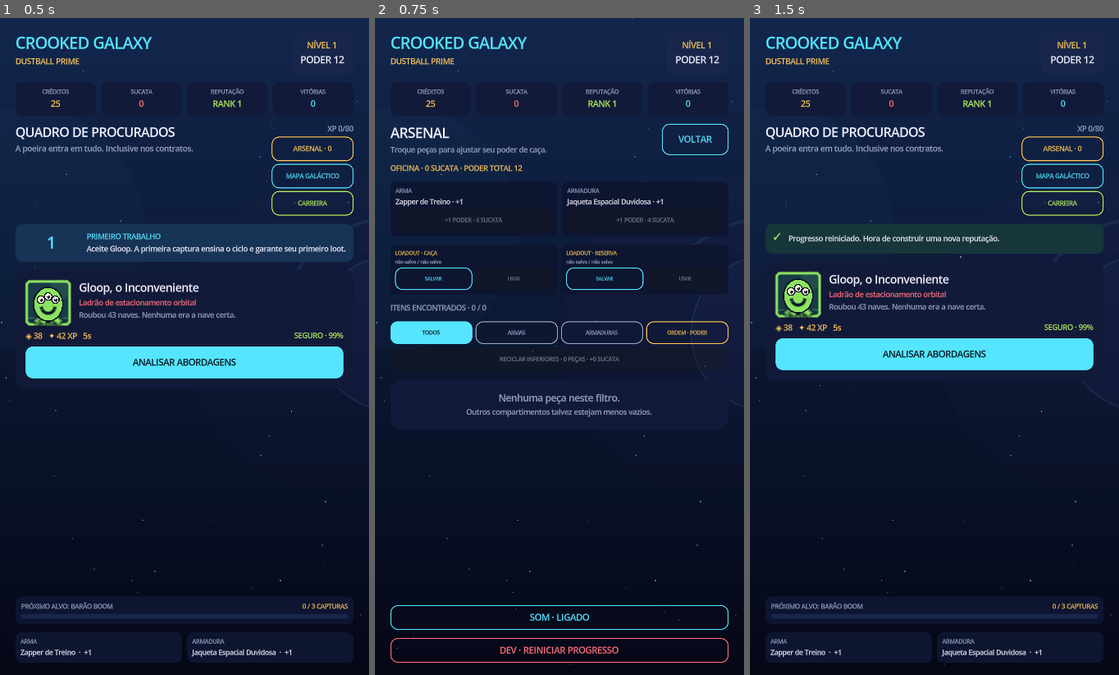
Above: before the commit, frames 1-3 (left to right).
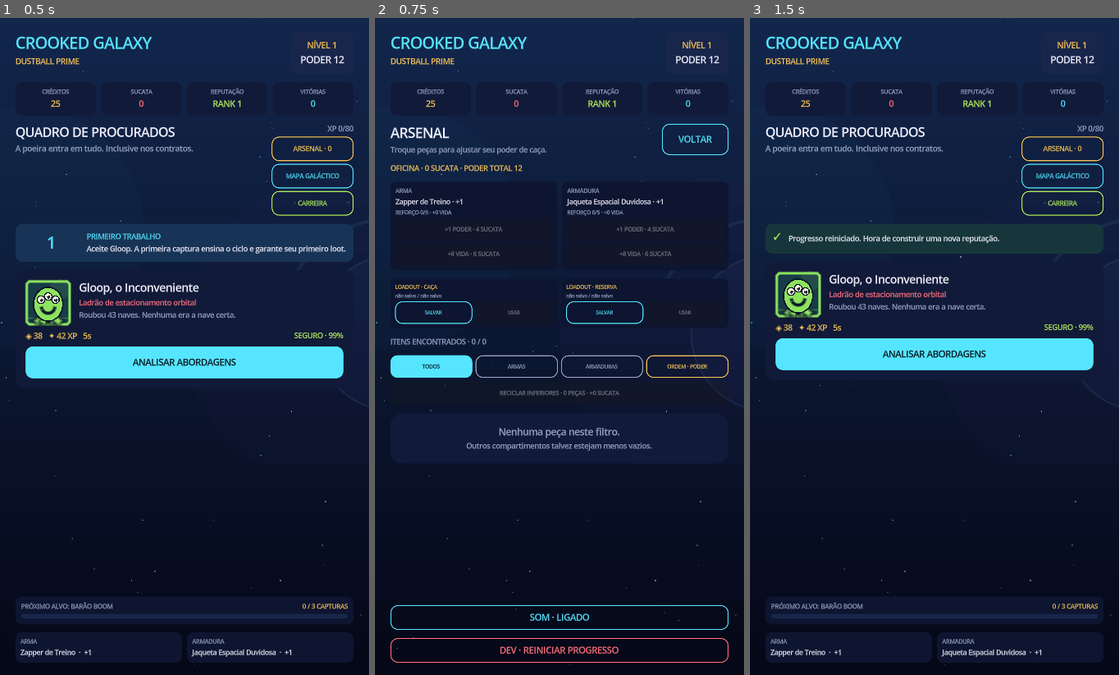
Above: after the commit, the same moments.

Repository: jellycb1/crooked-galaxy
Game: Godot game, scene res://scenes/main.tscn
Same seed, same stepped clock (60 frames per second), same inputs: the game is played once before the commit and once after it.
Inputs:
- Up to frame 1 (0.5 s): no input
- Up to frame 2 (0.75 s): click "ARSENAL · 0" at 0.5 s
- Up to frame 3 (1.5 s): click "DEV · REINICIAR PROGRESSO" at 1.25 s

Frame 1 is identical in both runs. In frame 2, 5.2% of the frame differs, in the area x 4-96%, y 29-67%; in frame 3, nothing differs.

Commit message:
feat: add integrity reinforcement path

Diff:
--- a/scripts/core_rules.gd
+++ b/scripts/core_rules.gd
@@ -1,5 +1,8 @@
 class_name CoreRules
 extends RefCounted
+
+const INTEGRITY_HEALTH_PER_LEVEL := 8
+const MAX_INTEGRITY_UPGRADES := 5
 
 
 static func player_power(player: Dictionary) -> int:
@@ -19,7 +22,7 @@
 
 
 static func item_health_bonus(item: Dictionary) -> int:
-	return int(item.get("trait", {}).get("health_bonus", 0))
+	return int(item.get("trait", {}).get("health_bonus", 0)) + int(item.get("integrity_upgrades", 0)) * INTEGRITY_HEALTH_PER_LEVEL
 
 
 static func equipment_score(item: Dictionary) -> int:
@@ -92,6 +95,15 @@
 	return maxi(4, 3 + ceili(float(int(item.get("power", 1))) * 0.8))
 
 
+static func equipment_integrity_upgrade_cost(item: Dictionary) -> int:
+	var level := int(item.get("integrity_upgrades", 0))
+	return maxi(6, 5 + level * 4 + ceili(float(int(item.get("power", 1))) * 0.45))
+
+
+static func can_upgrade_integrity(item: Dictionary) -> bool:
+	return int(item.get("integrity_upgrades", 0)) < MAX_INTEGRITY_UPGRADES
+
+
 static func bounty_streak_reward(base_credits: int, streak: int) -> Dictionary:
 	var bonus_percent := mini(25, maxi(0, streak - 1) * 5)
 	var bonus := roundi(float(maxi(0, base_credits)) * float(bonus_percent) / 100.0)
--- a/scripts/game_state.gd
+++ b/scripts/game_state.gd
@@ -650,16 +650,41 @@
 	item = item.duplicate(true)
 	item.power = int(item.power) + 1
 	player[slot] = item
+	sync_item_to_inventory(item)
+	last_notice = "%s calibrado para +%d poder." % [str(item.name), int(item.power)]
+	save_game()
+	changed.emit()
+	return true
+
+
+func reinforce_equipped(slot: String) -> bool:
+	if phase != Phase.BOARD or (slot != "weapon" and slot != "armor"):
+		return false
+	var item: Dictionary = player[slot]
+	if not CoreRules.can_upgrade_integrity(item):
+		return false
+	var cost := CoreRules.equipment_integrity_upgrade_cost(item)
+	if int(player.get("scrap", 0)) < cost:
+		return false
+	player.scrap = int(player.scrap) - cost
+	item = item.duplicate(true)
+	item.integrity_upgrades = int(item.get("integrity_upgrades", 0)) + 1
+	player[slot] = item
+	sync_item_to_inventory(item)
+	last_notice = "%s reforçado: +%d vida total." % [str(item.name), int(item.integrity_upgrades) * CoreRules.INTEGRITY_HEALTH_PER_LEVEL]
+	save_game()
+	changed.emit()
+	return true
+
+
+func sync_item_to_inventory(item: Dictionary) -> void:
 	var item_id := str(item.get("id", ""))
-	if not item_id.is_empty():
-		for inventory_item in player.inventory:
-			if str(inventory_item.get("id", "")) == item_id:
-				inventory_item.power = int(item.power)
-				break
-	last_notice = "%s calibrado para +%d poder." % [str(item.name), int(item.power)]
-	save_game()
-	changed.emit()
-	return true
+	if item_id.is_empty():
+		return
+	for item_index in player.inventory.size():
+		if str(player.inventory[item_index].get("id", "")) == item_id:
+			player.inventory[item_index] = item.duplicate(true)
+			return
 
 
 func toggle_sound() -> void:
--- a/scripts/main.gd
+++ b/scripts/main.gd
@@ -674,6 +674,8 @@
 	item_name.text_overrun_behavior = TextServer.OVERRUN_TRIM_ELLIPSIS
 	details.add_child(item_name)
 	details.add_child(label("%s · %s · +%d poder" % [str(item.rarity), slot_name(str(item.slot)), int(item.power)], 13, Color(str(item.color))))
+	if int(item.get("integrity_upgrades", 0)) > 0:
+		details.add_child(label("◇ REFORÇO · +%d vida" % (int(item.integrity_upgrades) * CoreRules.INTEGRITY_HEALTH_PER_LEVEL), 11, CYAN))
 	if item.has("trait"):
 		var trait_line := label("◆ %s · %s" % [str(item.trait.name), str(item.trait.description)], 11, GOLD)
 		trait_line.text_overrun_behavior = TextServer.OVERRUN_TRIM_ELLIPSIS
@@ -718,22 +720,35 @@
 
 func workshop_upgrade_card(slot: String) -> PanelContainer:
 	var item: Dictionary = GameState.player[slot]
-	var cost := CoreRules.equipment_upgrade_cost(item)
-	var affordable := int(GameState.player.get("scrap", 0)) >= cost
+	var power_cost := CoreRules.equipment_upgrade_cost(item)
+	var integrity_cost := CoreRules.equipment_integrity_upgrade_cost(item)
+	var power_affordable := int(GameState.player.get("scrap", 0)) >= power_cost
+	var integrity_affordable := int(GameState.player.get("scrap", 0)) >= integrity_cost
+	var integrity_level := int(item.get("integrity_upgrades", 0))
+	var integrity_available := CoreRules.can_upgrade_integrity(item)
 	var card := panel(VBoxContainer.new(), Color("#0d1530"), 12, 10)
 	card.size_flags_horizontal = Control.SIZE_EXPAND_FILL
 	var box := card.get_child(0) as VBoxContainer
 	box.add_child(label(slot_name(slot).to_upper(), 11, MUTED))
 	box.add_child(label("%s · +%d" % [str(item.name), int(item.power)], 13, INK))
+	box.add_child(label("REFORÇO %d/%d · +%d VIDA" % [integrity_level, CoreRules.MAX_INTEGRITY_UPGRADES, integrity_level * CoreRules.INTEGRITY_HEALTH_PER_LEVEL], 10, CYAN if integrity_level > 0 else MUTED))
 	if item.has("trait"):
 		box.add_child(label("◆ %s" % str(item.trait.name), 10, GOLD))
-	var improve := action_button("+1 PODER · %d SUCATA" % cost, LIME if affordable else MUTED, true)
+	var improve := action_button("+1 PODER · %d SUCATA" % power_cost, LIME if power_affordable else MUTED, true)
 	improve.name = "Upgrade_%s" % slot
-	improve.disabled = not affordable
+	improve.disabled = not power_affordable
 	improve.custom_minimum_size = Vector2(0, 44)
 	improve.add_theme_font_size_override("font_size", 11)
 	improve.pressed.connect(func(): GameState.upgrade_equipped(slot))
 	box.add_child(improve)
+	var reinforce_text := "+%d VIDA · %d SUCATA" % [CoreRules.INTEGRITY_HEALTH_PER_LEVEL, integrity_cost] if integrity_available else "INTEGRIDADE MÁXIMA"
+	var reinforce := action_button(reinforce_text, CYAN if integrity_affordable and integrity_available else MUTED, true)
+	reinforce.name = "Reinforce_%s" % slot
+	reinforce.disabled = not integrity_affordable or not integrity_available
+	reinforce.custom_minimum_size = Vector2(0, 44)
+	reinforce.add_theme_font_size_override("font_size", 11)
+	reinforce.pressed.connect(func(): GameState.reinforce_equipped(slot))
+	box.add_child(reinforce)
 	return card
 
 
@@ -1233,6 +1248,8 @@
 	var box := chip.get_child(0) as VBoxContainer
 	box.add_child(label(slot_name(str(item.slot)).to_upper(), 11, MUTED))
 	box.add_child(label("%s  ·  +%d" % [str(item.name), int(item.power)], 13, INK))
+	if int(item.get("integrity_upgrades", 0)) > 0:
+		box.add_child(label("REFORÇO +%d VIDA" % (int(item.integrity_upgrades) * CoreRules.INTEGRITY_HEALTH_PER_LEVEL), 10, CYAN))
 	return chip
 
 
--- a/tests/test_core.gd
+++ b/tests/test_core.gd
@@ -35,6 +35,11 @@
 	check(Rules.player_power(player) == 21, "equipment traits contribute combat power")
 	check(Rules.max_health(player) == 111, "equipment traits contribute maximum health")
 	check(Rules.is_upgrade({"power": 4, "trait": {"power_bonus": 2}}, {"power": 5}), "effective equipment score can outweigh lower base power")
+	player.weapon.integrity_upgrades = 2
+	check(Rules.max_health(player) == 127, "equipment reinforcement contributes persistent maximum health")
+	check(Rules.equipment_integrity_upgrade_cost({"power": 10, "integrity_upgrades": 0}) == 10, "integrity cost scales from item power")
+	check(Rules.equipment_integrity_upgrade_cost({"power": 10, "integrity_upgrades": 2}) == 18, "integrity cost rises with reinforcement level")
+	check(Rules.can_upgrade_integrity({"integrity_upgrades": 4}) and not Rules.can_upgrade_integrity({"integrity_upgrades": 5}), "integrity reinforcement has an explicit cap")
 
 
 func test_damage_boundaries() -> void:
--- a/tests/test_flow.gd
+++ b/tests/test_flow.gd
@@ -96,6 +96,22 @@
 	check(state.upgrade_equipped(str(claimed_item.slot)), "scrap upgrades equipped gear")
 	check(int(state.player.scrap) == 16 - upgrade_cost, "workshop charges the visible upgrade cost")
 	check(int(state.player[str(claimed_item.slot)].power) == equipped_power + 1, "workshop adds one equipment power")
+	state.player.scrap = 100
+	var health_before_reinforcement := CoreRules.max_health(state.player)
+	var reinforce_cost := CoreRules.equipment_integrity_upgrade_cost(state.player[str(claimed_item.slot)])
+	check(state.reinforce_equipped(str(claimed_item.slot)), "workshop can reinforce equipped integrity")
+	check(int(state.player.scrap) == 100 - reinforce_cost, "integrity reinforcement charges its visible cost")
+	check(CoreRules.max_health(state.player) == health_before_reinforcement + CoreRules.INTEGRITY_HEALTH_PER_LEVEL, "integrity reinforcement raises maximum health")
+	check(int(state.player[str(claimed_item.slot)].integrity_upgrades) == 1, "reinforcement level stays on equipped gear")
+	var reinforced_inventory_item := state.inventory_item_by_id(str(claimed_item.id))
+	check(int(reinforced_inventory_item.get("integrity_upgrades", 0)) == 1, "reinforcement is synchronized to the inventory copy")
+	var reinforcement_cap_state = StateScript.new()
+	reinforcement_cap_state.persistence_enabled = false
+	reinforcement_cap_state.player = reinforcement_cap_state.default_player()
+	reinforcement_cap_state.player.scrap = 100
+	reinforcement_cap_state.player.weapon.integrity_upgrades = CoreRules.MAX_INTEGRITY_UPGRADES
+	check(not reinforcement_cap_state.reinforce_equipped("weapon") and int(reinforcement_cap_state.player.scrap) == 100, "workshop rejects reinforcement beyond the cap without charging scrap")
+	reinforcement_cap_state.free()
 	var milestones := state.career_milestones()
 	check(milestones.size() == 7, "career exposes seven derived milestones")
 	check(bool(milestones[0].complete), "first capture completes its career milestone")
--- a/tests/test_persistence.gd
+++ b/tests/test_persistence.gd
@@ -20,6 +20,7 @@
 	source.player.career_credits_claimed = 40
 	source.player.capture_streak = 4
 	source.player.best_capture_streak = 7
+	source.player.weapon.integrity_upgrades = 2
 	source.player.locked_item_ids = ["test_loot"]
 	source.player.equipment_loadouts = [{"weapon_id": "test_loot", "armor_id": "starter_armor"}, {"weapon_id": "", "armor_id": ""}]
 	source.phase = source.Phase.VICTORY
@@ -51,6 +52,7 @@
 	check(restored.player.claimed_milestones.has("first_warrant"), "claimed career rewards survive save and load")
 	check(int(restored.player.career_credits_claimed) == 40, "career reward totals survive save and load")
 	check(int(restored.player.capture_streak) == 4 and int(restored.player.best_capture_streak) == 7, "capture streaks survive save and load")
+	check(int(restored.player.weapon.integrity_upgrades) == 2, "equipment reinforcement survives save and load")
 	check(restored.player.locked_item_ids.has("test_loot"), "protected inventory ids survive save and load")
 	check(str(restored.player.equipment_loadouts[0].weapon_id) == "test_loot", "equipment loadouts survive save and load")
 	check(restored.phase == restored.Phase.VICTORY, "capture phase survives save and load")
--- a/tests/test_ui.gd
+++ b/tests/test_ui.gd
@@ -79,6 +79,7 @@
 	check(scene.find_child("InventoryScroll", true, false) != null, "arsenal screen renders")
 	check(state.player.inventory.size() == 4, "arsenal receives claimed, replaced starter, spare, and inferior loot")
 	check(scene.find_child("Upgrade_weapon", true, false) != null, "workshop renders equipment upgrades")
+	check(scene.find_child("Reinforce_weapon", true, false) != null, "workshop renders integrity reinforcement")
 	check(scene.find_child("LoadoutToolbar", true, false) != null, "arsenal renders equipment loadouts")
 	check(scene.find_child("SaveLoadout_0", true, false) != null, "arsenal can save the hunt loadout")
 	check(scene.find_child("Scrap_ui_spare", true, false) != null, "workshop renders recycling for spare loot")
--- a/tools/capture_ui.gd
+++ b/tools/capture_ui.gd
@@ -131,6 +131,10 @@
 	state.save_equipment_loadout(0)
 	state.equip_from_inventory("capture_upgrade_weapon")
 	state.equip_from_inventory("capture_alt_armor")
+	state.player.weapon.integrity_upgrades = 2
+	state.player.armor.integrity_upgrades = 1
+	state.sync_item_to_inventory(state.player.weapon)
+	state.sync_item_to_inventory(state.player.armor)
 	state.save_equipment_loadout(1)
 	state.apply_equipment_loadout(0)
 	scene.view_mode = "arsenal"
Not shown, changed: Notes/AUDIT_2026-08-23.md
Not shown, changed: README.md
